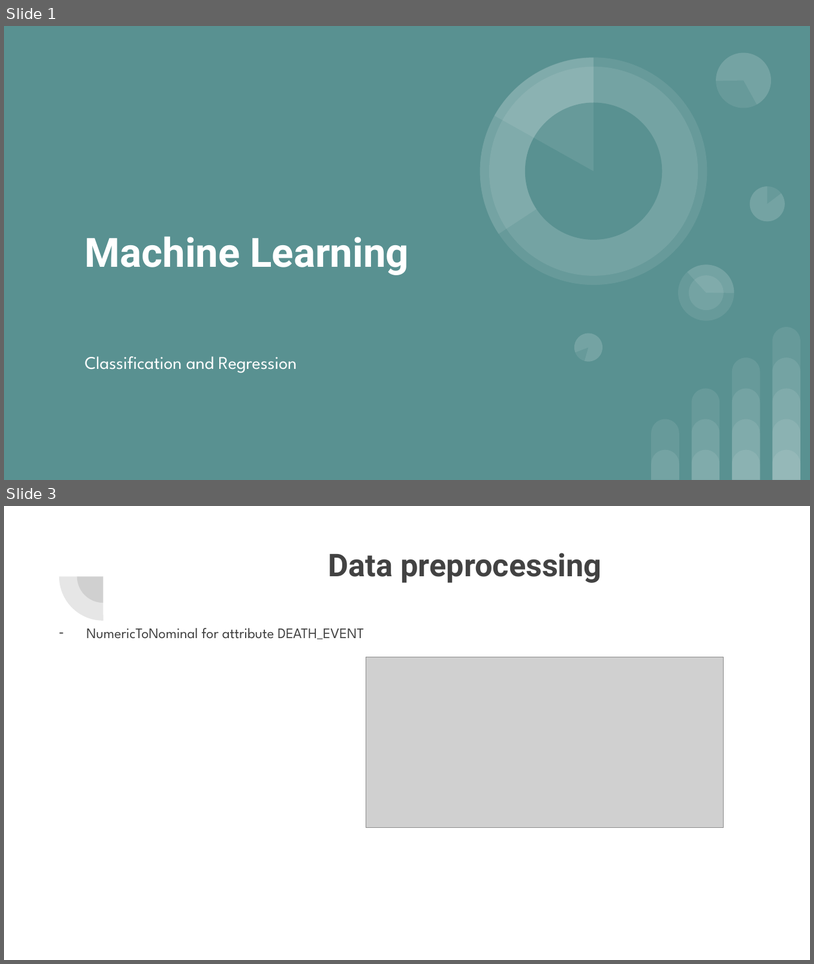
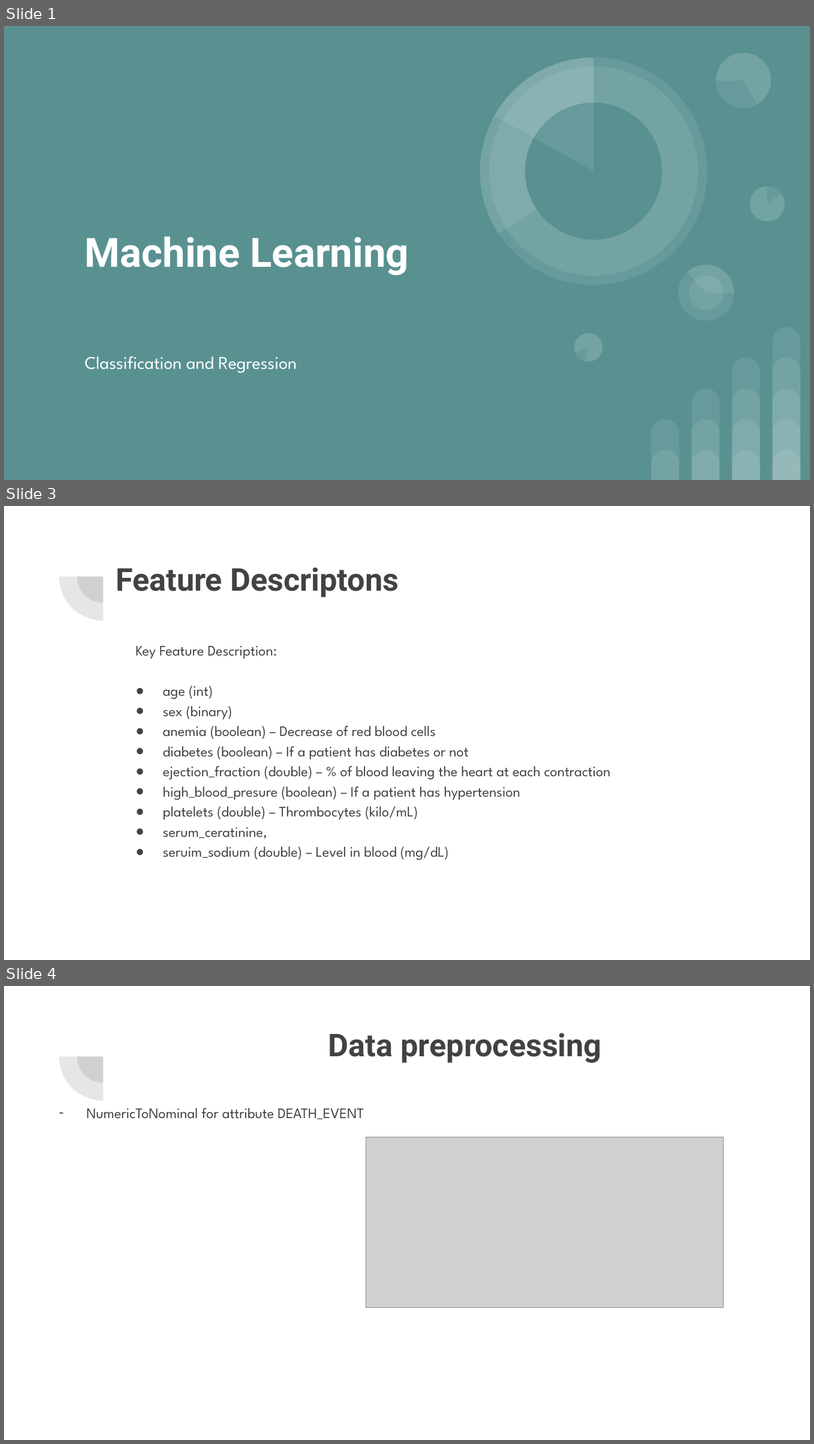
Before and after one commit to shpatgashi/machine_learning_experiments, a slide deck: Machine Learning.pptx. Shown one above the other, each under a label of ours: slides 1 and 3 before the commit, slides 1, 3 and 4 after it; the slides between them are not shown. The pictures are 814x964 and 814x1444 pixels, drawn with LibreOffice and Linux fonts; fonts in the diff are those of the drawing; grey boxes stand for pictures. Boxes give left, top, right and bottom in pixels: in the first picture for what was removed or moved away, otherwise in the second. Text is boxed around its words. In the diff, an @@ line names an element or a change of style, - is before the commit and + after.

```diff
--- a/Machine Learning.pptx
+++ b/Machine Learning.pptx
@@ slide 3 added at box(4, 506, 810, 960), background #FFFFFF; not listed: 2 template elements that a slide beside it also shows @@
@@ title added at box(116, 567, 399, 597), 28 pt, text #424242, bold @@
+Feature Descriptons
@@ text added at box(135, 646, 611, 860), 13 pt, text #424242 @@
+Key Feature Description:
+● age (int)
+● sex (binary)
+● anemia (boolean) – Decrease of red blood cells
+● diabetes (boolean) – If a patient has diabetes or not
+● ejection_fraction (double) – % of blood leaving the heart at each contraction
+● high_blood_presure (boolean) – If a patient has hypertension
+● platelets (double) – Thrombocytes (kilo/mL)
+● serum_ceratinine,
+● seruim_sodium (double) – Level in blood (mg/dL)
@@ what was slide 3 is now slide 4 @@
```
Also in this commit, not shown: 7 slides changed, 2 other slides added, 1 slide removed.
